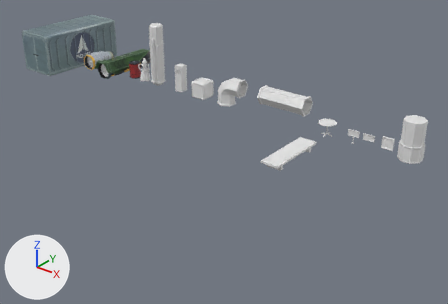
One commit to the Blender file Assets/Models/Enviroment/EnvironmentProps.blend: the scene before it, then after it.
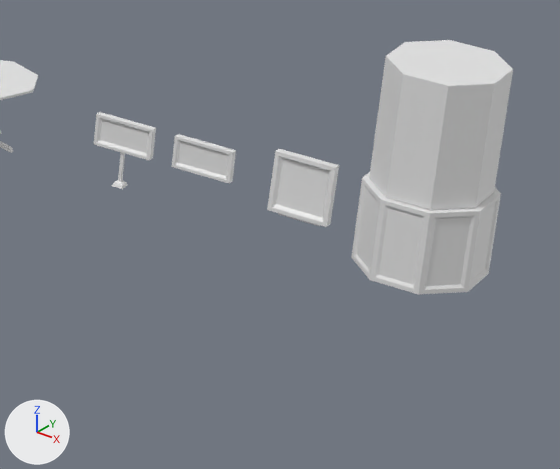
The first picture shows the older version from a 50 mm lens placed at (68.6, -52.1, 26.3), pointed at (33.3, -8.0, -1.1). The close-ups show both versions on the part from 74% to 98% of the width and 35% to 65% of the height of that picture; other places that the commit changed are outside them. The axes (+X, +Y, +Z) are drawn at lower left. The lights are the same throughout.

In view in the first close-up: 'DisplayStand', 'PortraitFrame', 'RoundTable', 'Sign', 'SignFloating'.
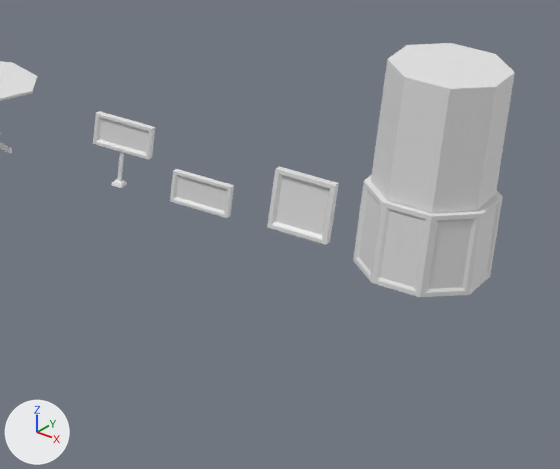
Where the newer file only moved an object's origin or applied its transform, the numbers keep the older frame.

Where the change shows, as pixel boxes [x1, y1, x2, y2] in the close-ups (560 x 469 px):
'DisplayStand', mesh moved: before [351, 40, 513, 294]; after [353, 43, 515, 297]
'PortraitFrame', moved: before [267, 149, 339, 227]; after [267, 166, 339, 244]
'SignFloating', moved: before [172, 134, 236, 183]; after [170, 169, 234, 218]
'Sign', moved: before [94, 112, 156, 189]; after [93, 111, 155, 188]
'RoundTable', moved: before [0, 60, 38, 153]; after [0, 61, 37, 154]

The change, as a list of edits to the scene's bpy script:
```text
Change me_cylinder_006:
    where me_cylinder_006.from_pydata(...)  # 96 vertices, 83 faces; spans x -0.92..0.92, y -0.92..0.92, z 0.0..3.32
    used by ob_displaystand; location = (49.37, 0.17, 0.06); scale = (1.2, 1.2, 1.2)
    me_cylinder_006 part 1: the whole mesh is moved by (0.02, 0.02, -0.05)
Change ob_roundtable:
    ob_roundtable.location: (40.43, -0.03, 0.03) -> (40.4, 0.0, 0.0)
Change ob_sign:
    ob_sign.location: (43.43, -0.03, 0.0) -> (43.4, 0.0, 0.0)
Change ob_signfloating:
    ob_signfloating.location: (45.07, -0.03, 0.72) -> (45.1, 0.0, 0.0)
Change ob_portraitframe:
    ob_portraitframe.location: (47.07, 0.17, 0.36) -> (47.1, 0.2, 0.0)
```
